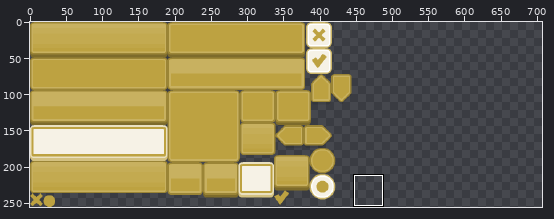
Two states of a sprite sheet, Dev_class5_handout/Game/gui/yellowSheet.png. Above: a wide view before the commit, with the close-up outlined.
Close-up. The starting point:
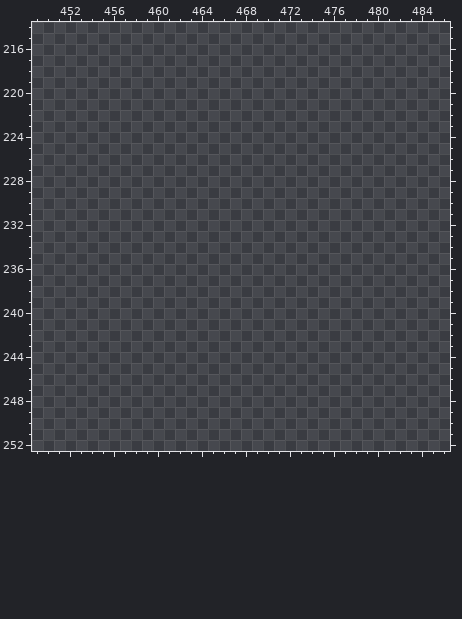
The file is 512x256 pixels. Pixels under 10% opacity are left out. Colours within 5 levels of each other are drawn and written as one. Shown: x 449..486, y 214..252. The old version is drawn lined up with the new one, on the new canvas. The wide view leaves out empty margins. The commit also changed other parts of the picture, which this record leaves out.
The result:
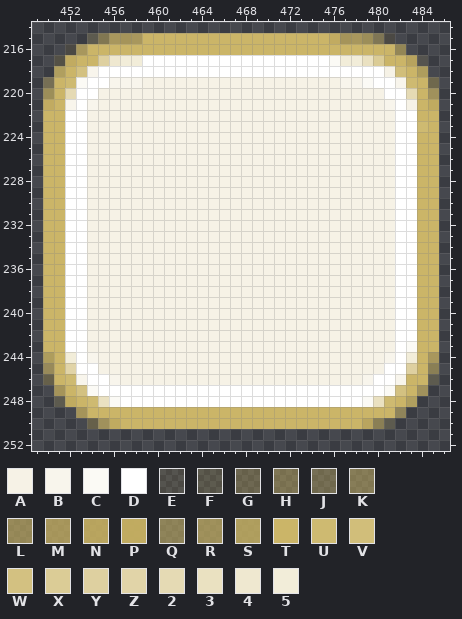
Palette (. is transparent): A #f6f2e6  B #f8f5ec  C #fbfaf5  D #ffffff  E #c4ab541f  F #c5ad562f  G #c7b05c4f  H #c8b15f6f  J #c8b1605f  K #c9b2627f  L #c9b2629f  M #c9b262bf  N #c9b262df  P #c9b262ef  Q #c9b3638f  R #c9b363af  S #c9b363cf  T #cbb568  U #ceba71  V #d1be7a  W #d3c181  X #dbcc96  Y #ded0a0  Z #e1d4a8  2 #e5dab4  3 #eae1c1  4 #efe8d0  5 #f2edd9
Change:
canvas 512x256 -> 811x256
@@ x 449..486 @@
 214 ......................................
-215 ......................................
-216 ......................................
-217 ......................................
-218 ......................................
-219 ......................................
-220 ......................................
-221 ......................................
-222 ......................................
-223 ......................................
-224 ......................................
-225 ......................................
-226 ......................................
-227 ......................................
-228 ......................................
-229 ......................................
-230 ......................................
-231 ......................................
-232 ......................................
-233 ......................................
-234 ......................................
-235 ......................................
-236 ......................................
-237 ......................................
-238 ......................................
-239 ......................................
-240 ......................................
-241 ......................................
-242 ......................................
-243 ......................................
-244 ......................................
-245 ......................................
-246 ......................................
-247 ......................................
-248 ......................................
-249 ......................................
-250 ......................................
+215 .....FKMMMTTTTTTTTTTTTTTTTTPMMRHE.....
+216 ...EMTTTTTTTTTTTTTTTTTTTTTTTTTTTTL....
+217 ..FPTTY455DDDDDDDDDDDDDDDDDC553XTTNE..
+218 ..STWBDDDDDDDDDDDDDDDDDDDDDDDDDDAVTS..
+219 .JTUCDDBBBAAAAAAAAAAAAAAAAAABBCDDBUTJ.
+220 .RT2DDAAAAAAAAAAAAAAAAAAAAAAAAAADD2TR.
+221 .PTBDBAAAAAAAAAAAAAAAAAAAAAAAAAABDATP.
+222 .TTDDAAAAAAAAAAAAAAAAAAAAAAAAAAAADDTT.
+223 .TTDDAAAAAAAAAAAAAAAAAAAAAAAAAAAADDUT.
+224 .TTDDAAAAAAAAAAAAAAAAAAAAAAAAAAAADDTT.
+225 .TTDDAAAAAAAAAAAAAAAAAAAAAAAAAAAADDTT.
+226 .TTDDAAAAAAAAAAAAAAAAAAAAAAAAAAAADDTT.
+227 .TTDDAAAAAAAAAAAAAAAAAAAAAAAAAAAADDTT.
+228 .TTDDAAAAAAAAAAAAAAAAAAAAAAAAAAAADDTT.
+229 .TTDDAAAAAAAAAAAAAAAAAAAAAAAAAAAADDTT.
+230 .TTDDAAAAAAAAAAAAAAAAAAAAAAAAAAAADDTT.
+231 .TTDDAAAAAAAAAAAAAAAAAAAAAAAAAAAADDTT.
+232 .TTDDAAAAAAAAAAAAAAAAAAAAAAAAAAAADDTT.
+233 .TTDDAAAAAAAAAAAAAAAAAAAAAAAAAAAADDTT.
+234 .TTDDAAAAAAAAAAAAAAAAAAAAAAAAAAAADDTT.
+235 .TTDDAAAAAAAAAAAAAAAAAAAAAAAAAAAADDTT.
+236 .TTDDAAAAAAAAAAAAAAAAAAAAAAAAAAAADDTT.
+237 .TTDDAAAAAAAAAAAAAAAAAAAAAAAAAAAADDTT.
+238 .TTDDAAAAAAAAAAAAAAAAAAAAAAAAAAAADDTT.
+239 .TTDDAAAAAAAAAAAAAAAAAAAAAAAAAAAADDTT.
+240 .TTDDAAAAAAAAAAAAAAAAAAAAAAAAAAAADDTT.
+241 .TTDDAAAAAAAAAAAAAAAAAAAAAAAAAAAADDTT.
+242 .TTDDAAAAAAAAAAAAAAAAAAAAAAAAAAAADDTT.
+243 .TTDDAAAAAAAAAAAAAAAAAAAAAAAAAAAADCTT.
+244 .ST5DBAAAAAAAAAAAAAAAAAAAAAAAAAABD5TM.
+245 .LTZDDAAAAAAAAAAAAAAAAAAAAAAAAAADDYTQ.
+246 .GTUBDDBAAAAAAAAAAAAAAAAAAAAAABDDBTTF.
+247 ..MTWCDDDDDDDDDDDDDDDDDDDDDDDDDDCWTR..
+248 ..FPTU3CDDDDDDDDDDDDDDDDDDDDDDC3UTS...
+249 ....MTTTTTTTTTTTTTTTTTTTTTTTTTTTTQ....
+250 .....GRPTTTTTTTTTTTTTTTTTTTTTTNQF.....
 251 ......................................
Changed places in both close-ups, as pixel boxes (x1, y1, x2, y2):
added: (43, 33, 439, 429)
